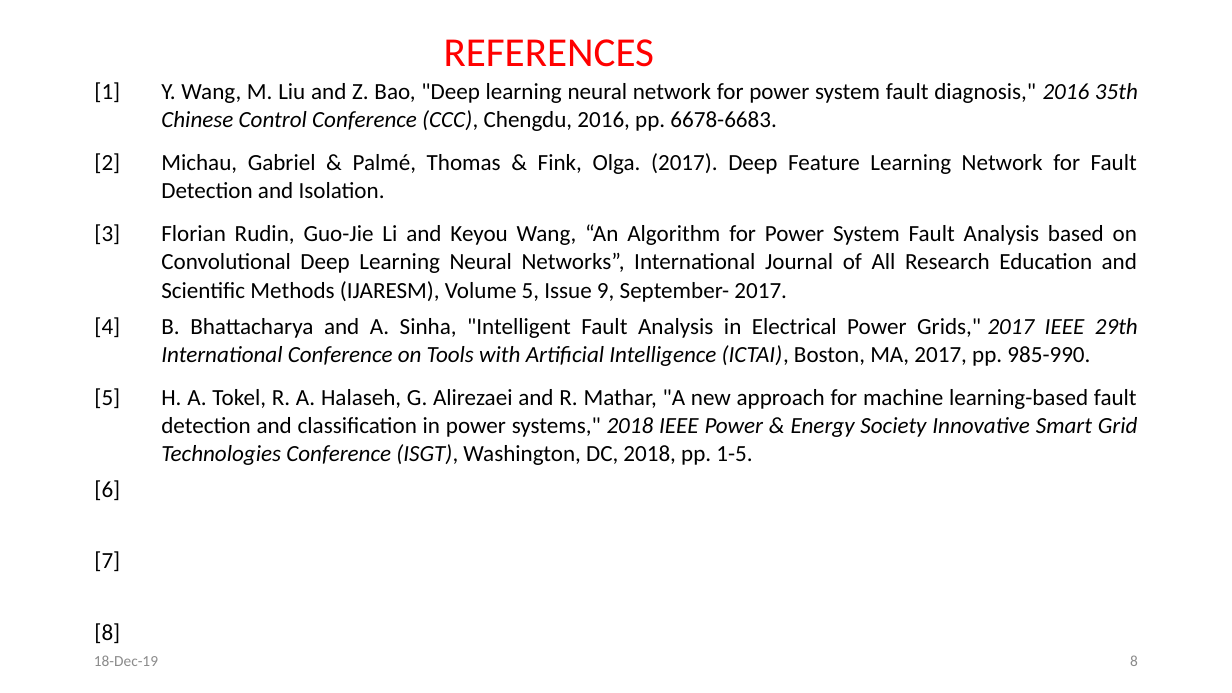
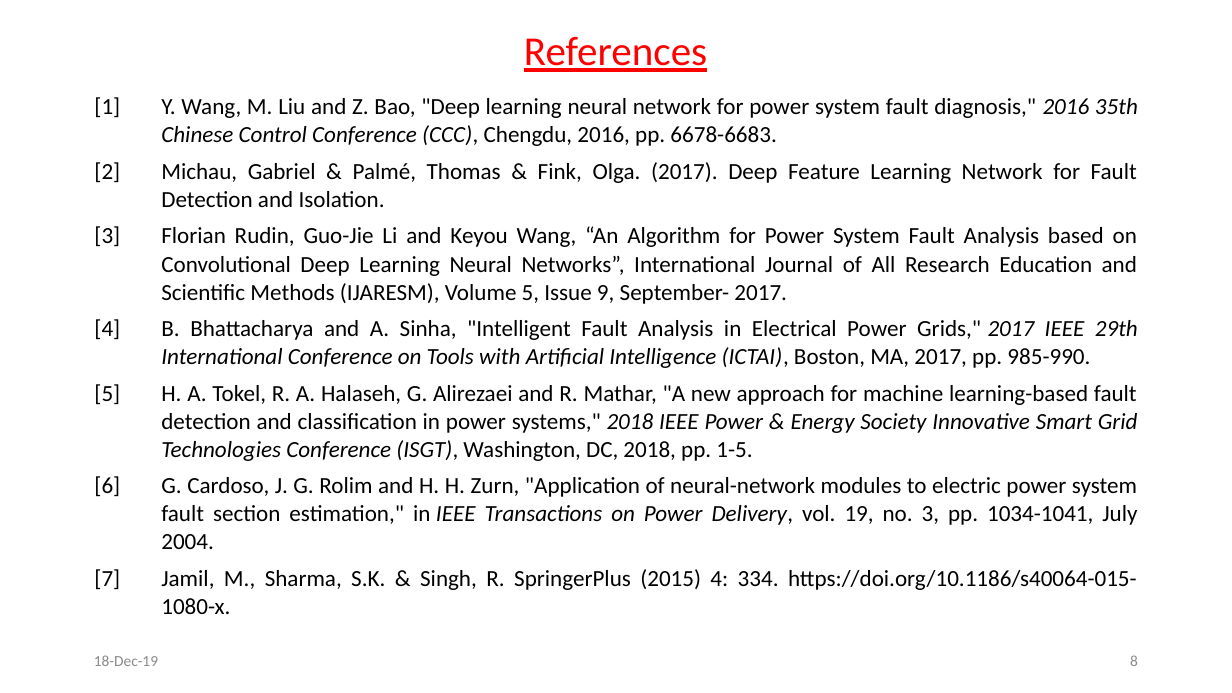
Before and after one commit to svec-final-year-project-eee/Project, a slide deck: slide 8 of First Review/First Oral Presentation.pptx. Drawn at 1232x693 pixels with LibreOffice and Linux fonts; fonts in the diff are those of the drawing. Boxes give left, top, right and bottom in pixels: in the first picture for what was removed or moved away, otherwise in the second. Text is boxed around its words. In the diff, an @@ line names an element or a change of style, - is before the commit and + after.

```diff
--- a/First Review/First Oral Presentation.pptx
+++ b/First Review/First Oral Presentation.pptx
@@ text at bbox=[524, 37, 707, 72]: text changed @@
-REFERENCES
+References
@@ table at bbox=[85, 88, 1147, 624] @@
-row 6: [6] | 
-row 7: [7] | 
-row 8: [8] | 
+row 6: [6] | G. Cardoso, J. G. Rolim and H. H. Zurn, "Application of neural-network modules to electric power system fault section estimation," in IEEE Transactions on Power Delivery, vol. 19, no. 3, pp. 1034-1041, July 2004.
+row 7: [7] | Jamil, M., Sharma, S.K. & Singh, R. SpringerPlus (2015) 4: 334. https://doi.org/10.1186/s40064-015-1080-x.
@@ table: place and size @@
-table at bbox=[85, 73, 1147, 685]
+table at bbox=[85, 88, 1147, 624]
```
Also in this commit, not shown: 2 other slides changed.
